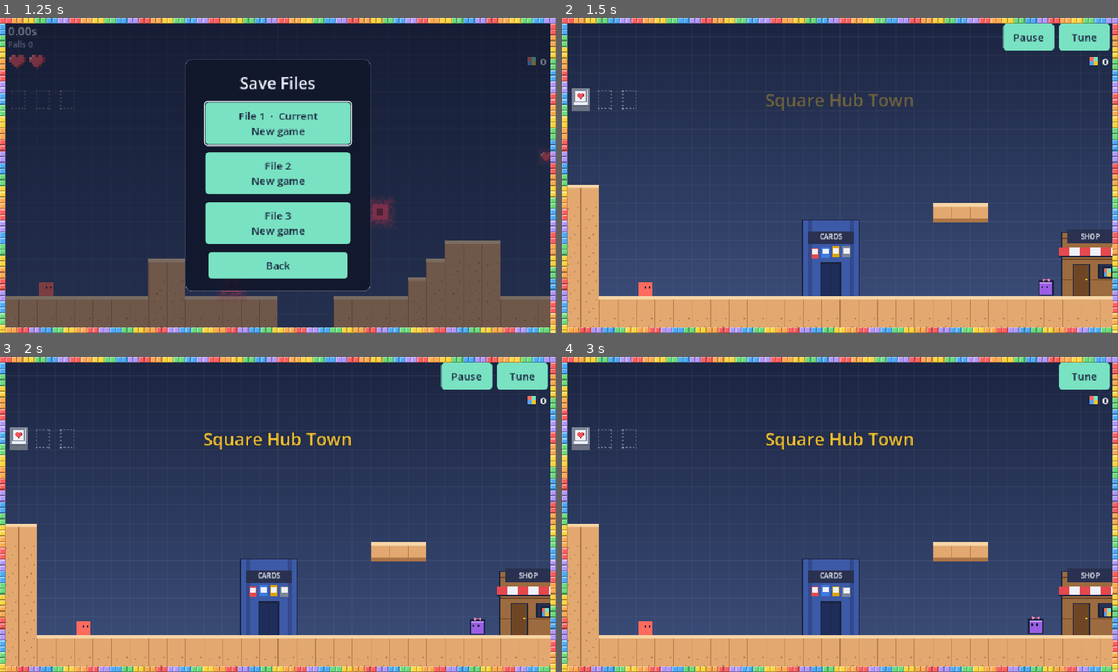
Above: before the commit, frames 1-4 (two rows, left to right).
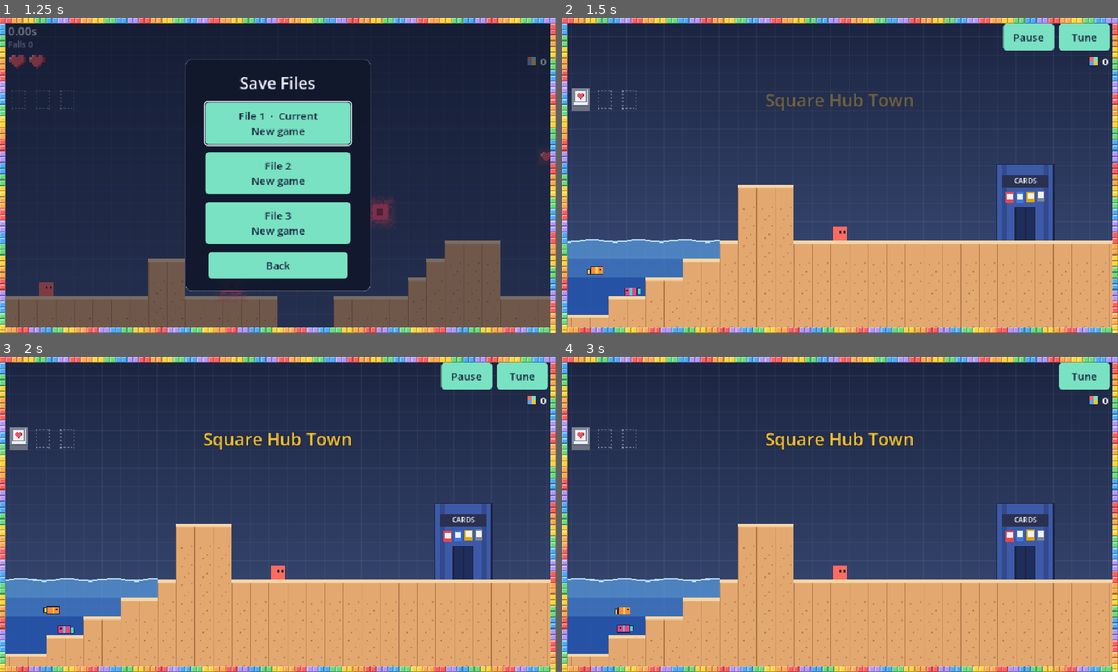
Above: after the commit, the same moments.

Repository: Wut-Lab/Gdtest
Game: Godot game, scene res://scenes/main.tscn
The game is run twice, just before and just after one commit, with the same random seed, the same clock (stepped at 60 frames per second) and the same inputs.
Inputs:
- Up to frame 1 (1.25 s): click "Play" at 0.5 s
- Up to frame 2 (1.5 s): click "File 1 · Current New game" at 1.25 s
- Up to frame 3 (2 s): no input
- Up to frame 4 (3 s): click "Tune" at 2 s; click "Done" at 2.75 s

Frame 1 is identical in both runs. In frame 2, 26% of the frame differs, in the area x 1-99%, y 46-99%; in frame 3, 26%; in frame 4, 26%.

Commit message:
Town: pond with floating and fish on the left, Romeo hopping on the hills
Co-Authored-By: Claude Opus 5.5 <noreply@anthropic.com>
Claude-Session: https://claude.ai/code/session_013BExeNvw9cRKcGMw9Cx8kr

Diff:
--- a/scripts/card_collection.gd
+++ b/scripts/card_collection.gd
@@ -56,6 +56,8 @@
 ## The cards on display in the shop ("" = sold), and wins since it last restocked.
 static var shop_stock: Array[String] = []
 static var shop_wins := 0
+## Every level ever completed (Romeo changes hills every 2).
+static var clears := 0
 ## Levels this file has beaten (level keys): a win only pays the first time.
 static var beaten: Array[String] = []
 ## Random levels (seeds) the player liked (10 to start, see room_size()), replayable from the Replay Room.
@@ -101,6 +103,7 @@
 		opened_chests.assign(cfg.get_value("progress", "opened_chests", []))
 		shop_stock.assign(cfg.get_value("shop", "stock", []))
 		shop_wins = int(cfg.get_value("shop", "wins", 0))
+		clears = int(cfg.get_value("progress", "clears", 0))
 		beaten.assign(cfg.get_value("progress", "beaten", []))
 		liked.assign(cfg.get_value("replay", "liked", []))
 	else:
@@ -111,6 +114,7 @@
 		opened_chests.clear()
 		shop_stock.clear()
 		shop_wins = 0
+		clears = 0
 		beaten.clear()
 		liked.clear()
 	var settings := ConfigFile.new()
@@ -128,6 +132,7 @@
 	cfg.set_value("progress", "opened_chests", opened_chests)
 	cfg.set_value("shop", "stock", shop_stock)
 	cfg.set_value("shop", "wins", shop_wins)
+	cfg.set_value("progress", "clears", clears)
 	cfg.set_value("progress", "beaten", beaten)
 	cfg.set_value("replay", "liked", liked)
 	cfg.save(path(file))
@@ -171,6 +176,7 @@
 
 ## A win counts toward restocking the shop.
 static func record_win() -> void:
+	clears += 1
 	shop_wins += 1
 	if shop_wins >= RESTOCK_WINS:
 		shop_wins = 0
--- a/scripts/level.gd
+++ b/scripts/level.gd
@@ -54,6 +54,8 @@
 var _chests: Node2D
 var _pixels: Node2D
 var _doors: Node2D
+## The pond (empty in most levels).
+var water: Water
 var _checkpoints: Node2D
 ## Main sets this: whether a heart can be picked up right now (false at full health).
 var heart_check := Callable()
@@ -87,6 +89,9 @@
 	_pixels = Node2D.new()
 	_pixels.name = "Pixels"
 	add_child(_pixels)
+	water = Water.new()
+	water.name = "Water"
+	add_child(water)
 	_doors = Node2D.new()
 	_doors.name = "Doors"
 	add_child(_doors)
@@ -118,6 +123,7 @@
 	_hard_cells.clear()
 	var doors := {}   # cell -> door character
 	var checkpoints: Array[Vector2i] = []
+	var water_cells: Array[Vector2i] = []
 	var lines := text.replace("\r", "").split("\n")
 	for y in lines.size():
 		var line: String = lines[y]
@@ -148,7 +154,9 @@
 						_hard_cells[Vector2i(x, y)] = true
 				"@":
 					checkpoints.append(Vector2i(x, y))
-				"!", "$", "&", "%", "(", ")", "{", "}":
+				"~":
+					water_cells.append(Vector2i(x, y))
+				"!", "$", "&", "%", "(", ")", "{", "}", "[", "]":
 					doors[Vector2i(x, y)] = ch
 				"T", "B":
 					platforms[Vector2i(x, y)] = ch == "T"
@@ -176,6 +184,7 @@
 	_place_pixels(pixel_cells)
 	_place_hearts(hearts, cards)
 	_place_spikes(spikes, vspikes, platforms, bad_blocks)
+	water.setup(water_cells)
 	_update_walls()
 	queue_redraw()
 
--- a/scripts/main.gd
+++ b/scripts/main.gd
@@ -19,7 +19,8 @@
 const WIN_REWARD := 3
 ## Terry, the lazy yellow block in town, says one of these when you talk to him.
 const _WALKER_LINES := ["Hi!", "It's a good day to dungeon dive!", "Have a great dive!"]
-const TOWNSFOLK_LINES := {"paula": _WALKER_LINES, "tim": _WALKER_LINES}
+const TOWNSFOLK_LINES := {"paula": _WALKER_LINES, "tim": _WALKER_LINES,
+	"romeo": ["I like the view from up here!"]}
 ## How many times you've talked to each townsfolk (their lines go in order).
 var _talks := {}
 var dialog: DialogBox
@@ -61,6 +62,7 @@
 	level = level_scene.instantiate() as Level
 	world.add_child(level)
 	player = player_scene.instantiate() as Player
+	player.water = level.water
 	level.add_child(player)
 	_fit_to_level()
 
@@ -257,6 +259,8 @@
 	town = town.replace("r", "R" if CardCollection.milestone(10) else "#")
 	if not CardCollection.milestone(10):
 		town = town.replace(")", ".")
+	# Romeo sits on the right hill, then the left, switching every 2 levels you complete.
+	town = town.replace("[" if CardCollection.clears / 2 % 2 == 0 else "]", ".")
 	level.load_map_text(town)
 	for d in level.get_doors():
 		if d.kind == "paul":
@@ -302,7 +306,7 @@
 	if _near_door in TOWNSFOLK_LINES:
 		var n: int = _talks.get(_near_door, 0)
 		_talks[_near_door] = n + 1
-		_talk(_near_door, [TOWNSFOLK_LINES[_near_door][n % 3]])
+		_talk(_near_door, [TOWNSFOLK_LINES[_near_door][n % TOWNSFOLK_LINES[_near_door].size()]])
 		return
 	if _near_door == "terry":
 		_talk("terry", [TERRY_LINES[randi() % TERRY_LINES.size()]])
--- a/scripts/player.gd
+++ b/scripts/player.gd
@@ -118,6 +118,8 @@
 ## Abilities from collected cards: "dash", "pound", "double_jump".
 var abilities: Array[String] = []
 var fall_limit_y := INF
+## The level's pond (town): the player floats in it.
+var water: Water
 ## Seconds of blinking after being hurt, when nothing can hurt you again.
 var invincible := 0.0
 ## Phase Jump card: phased out (nothing can hurt you) right now.
@@ -183,6 +185,16 @@
 	p.play()
 
 
+## How much of the player is under water, 0 (none) to 1 (all).
+func _submerged() -> float:
+	if water == null or water.is_empty():
+		return 0.0
+	var top := water.surface_at(position.x)
+	if top == INF:
+		return 0.0
+	return clampf((position.y + SIZE / 2.0 - top) / SIZE, 0.0, 1.0)
+
+
 func reset_to(pos: Vector2) -> void:
 	position = pos
 	_cling_dir = 0.0
@@ -390,6 +402,9 @@
 		_coyote = coyote_time
 	else:
 		_coyote = maxf(_coyote - delta, 0.0)
+	var sub := _submerged()
+	if sub > 0.3:
+		_coyote = coyote_time   # you can always hop out of the water
 	if Input.is_action_just_pressed("jump"):
 		_jump_buffer = jump_buffer_time
 	else:
@@ -435,13 +450,19 @@
 	elif _pounding:
 		velocity.y = pound_speed
 		g = 0.0
-	elif velocity.y < 0.0 and not Input.is_action_pressed("jump") and not _bouncing:
+	elif velocity.y < 0.0 and not Input.is_action_pressed("jump") and not _bouncing and sub == 0.0:
 		g *= short_hop_gravity
 	velocity.y = minf(velocity.y + g * delta, pound_speed if _pounding else max_fall_speed)
 	if "glide" in abilities and velocity.y > glide_fall_speed and Input.is_action_pressed("jump") \
 			and not _pounding and _dash == 0.0 and not on_floor:
 		velocity.y = glide_fall_speed   # Glide card: float down while jump is held
 		_squash = _squash.lerp(Vector2(1.25, 0.85), 0.3)
+	if sub > 0.0:
+		# Floating: the more of you is under water, the harder it pushes you up (you settle about
+		# half in), and the water slows you down.
+		velocity.y -= gravity * 2.0 * sub * delta
+		velocity.y *= exp(-5.0 * sub * delta)
+		velocity.x *= exp(-1.5 * sub * delta)
 	if velocity.y >= 0.0:
 		_bouncing = false
 
--- a/scripts/town_door.gd
+++ b/scripts/town_door.gd
@@ -5,16 +5,17 @@
 ## % = the Replay Room (a small house, shown once it's unlocked).
 ## ( = Paul, a pink block with a mini card shop; ) = Terry, a lazy yellow block (milestones).
 ## { = Paula (purple) and } = Tim (green), who walk back and forth.
+## [ / ] = Romeo (dark red) on the left / right hill: paces a tile each way and hops now and then.
 ## It sits on the floor of its cell; the building is drawn around it, 3 tiles wide.
 
 signal near_changed(door: TownDoor, near: bool)
 
-const KINDS := {"!": "dungeon", "$": "shop", "&": "cards", "%": "replay", "(": "paul", ")": "terry", "{": "paula", "}": "tim"}
+const KINDS := {"!": "dungeon", "$": "shop", "&": "cards", "%": "replay", "(": "paul", ")": "terry", "{": "paula", "}": "tim", "[": "romeo", "]": "romeo"}
 const NAMES := {"dungeon": "the Dungeon", "shop": "the Shop", "cards": "the Card Hall", "replay": "the Replay Room",
-	"paul": "Paul", "terry": "Terry", "paula": "Paula", "tim": "Tim"}
+	"paul": "Paul", "terry": "Terry", "paula": "Paula", "tim": "Tim", "romeo": "Romeo"}
 const SIGNS := {"dungeon": "DUNGEON", "shop": "SHOP", "cards": "CARDS", "replay": "REPLAY"}
 ## Townsfolk: you talk to them instead of entering.
-const PEOPLE := ["paul", "terry", "paula", "tim"]
+const PEOPLE := ["paul", "terry", "paula", "tim", "romeo"]
 ## Townsfolk who stroll back and forth (body colour, highlight).
 const WALKERS := {"paula": [Color("9b5de5"), Color("c19bf2")], "tim": [Color("3dbb5c"), Color("7fdc95")]}
 const WALK_RANGE := 36.0
@@ -27,6 +28,12 @@
 var _home := Vector2.ZERO
 ## Drawn in a dialogue box: no door area, no walking, animates while paused.
 var portrait := false
+## Romeo: where he's pacing to, how long he waits, and his current hop.
+var _goal_x := 0.0
+var _wait := 1.0
+var _hop_t := -1.0
+var _hop_h := 0.0
+const HOP_TIME := 0.55
 
 
 func _ready() -> void:
@@ -49,6 +56,8 @@
 	_t += delta
 	if WALKERS.has(kind) and not portrait:
 		position.x = _home.x + WALK_RANGE * sin(_t * 0.7)
+	elif kind == "romeo" and not portrait:
+		_romeo(delta)
 	queue_redraw()
 
 
@@ -61,6 +70,7 @@
 		"paul": _draw_paul()
 		"terry": _draw_terry()
 		"paula", "tim": _draw_walker()
+		"romeo": _draw_romeo()
 	if not SIGNS.has(kind):
 		return
 	var font := ThemeDB.fallback_font
@@ -219,3 +229,49 @@
 	else:
 		# A small backpack, ready for a dive.
 		draw_rect(Rect2(-dir * 13 - (4 if dir > 0 else 0), -20 + y, 4, 12), Color("8a5a2b"))
+
+
+## Romeo paces between one tile left and one tile right of his spot, pauses, and sometimes hops
+## 1-2 tiles straight up, landing where he took off.
+func _romeo(delta: float) -> void:
+	if _hop_t >= 0.0:
+		_hop_t += delta
+		var k := _hop_t / HOP_TIME
+		position.y = _home.y - _hop_h * 4.0 * k * (1.0 - k)
+		if k >= 1.0:
+			_hop_t = -1.0
+			position.y = _home.y
+		return
+	var x := position.x - _home.x
+	if absf(_goal_x - x) > 0.5:
+		position.x = _home.x + move_toward(x, _goal_x, 45.0 * delta)
+		return
+	_wait -= delta
+	if _wait > 0.0:
+		return
+	_wait = randf_range(0.6, 1.8)
+	if randf() < 0.35:
+		_hop_t = 0.0
+		_hop_h = randf_range(32.0, 64.0)
+	else:
+		_goal_x = [-32.0, 0.0, 32.0].pick_random()
+
+
+## Romeo: a dark red block with a big excited grin and wide, sparkly eyes.
+func _draw_romeo() -> void:
+	var dir := signf(_goal_x - (position.x - _home.x)) if not portrait else 0.0
+	var stretch := 3.0 if _hop_t >= 0.0 else 0.0
+	var top := -26.0 - stretch
+	draw_rect(Rect2(-13, top, 26, 26 + stretch), EDGE)
+	draw_rect(Rect2(-11, top + 2, 22, 22 + stretch), Color("8e1b2a"))
+	draw_rect(Rect2(-11, top + 2, 22, 4), Color("c03a4c"))
+	# Wide eyes with a shine, raised brows.
+	for ex in [-8, 2]:
+		var e := Vector2(ex + dir * 1.5, top + 9)
+		draw_rect(Rect2(e, Vector2(6, 6)), Color("f4f6ff"))
+		draw_rect(Rect2(e + Vector2(2, 2), Vector2(3, 3)), EDGE)
+		draw_rect(Rect2(e + Vector2(3, 2), Vector2(1, 1)), Color.WHITE)
+		draw_rect(Rect2(e + Vector2(0, -3), Vector2(6, 1.5)), EDGE)
+	# A big open grin.
+	draw_rect(Rect2(-5 + dir * 1.5, top + 17, 10, 5), EDGE)
+	draw_rect(Rect2(-3 + dir * 1.5, top + 20, 6, 2), Color("f27bb5"))
--- /dev/null
+++ b/scripts/water.gd
@@ -0,0 +1,96 @@
+class_name Water
+extends Node2D
+## A pond: "~" cells in a level map. Drawn a little see-through in front of everything, darker the
+## deeper it goes, with a wavy bright surface. Two blocky fish swim back and forth inside it
+## (a placeholder for fishing later). The player floats in it (see Player._swim).
+
+const T := 32
+const SHALLOW := Color(0.36, 0.66, 0.95, 0.62)
+const DEEP := Color(0.13, 0.33, 0.70, 0.78)
+const FISH_COLORS := [[Color("ff8a3d"), Color("ffd23f")], [Color("e84393"), Color("4ad6c4")]]
+
+## Cell -> depth below the surface (0 = the top row of water).
+var _depth := {}
+## Column -> y of the water surface (pixels).
+var _surface := {}
+var _t := 0.0
+var _fish: Array[Dictionary] = []
+
+
+func _init() -> void:
+	z_index = 5
+
+
+func setup(cells: Array[Vector2i]) -> void:
+	_depth.clear()
+	_surface.clear()
+	_fish.clear()
+	for c in cells:
+		if not _surface.has(c.x) or c.y * T < _surface[c.x]:
+			_surface[c.x] = c.y * T
+	for c in cells:
+		_depth[c] = c.y - int(_surface[c.x] / T)
+	if cells.is_empty():
+		return
+	var xs := _surface.keys()
+	xs.sort()
+	var left: float = xs[0] * T + 14.0
+	var right: float = (xs[-1] + 1) * T - 14.0
+	var top: float = _surface.values().min()
+	# Two fish in the deeper middle, swimming at different speeds and depths.
+	_fish.append({"y": top + 1.6 * T, "left": left + T, "right": right - 2 * T, "speed": 0.45, "phase": 0.0, "i": 0})
+	_fish.append({"y": top + 2.7 * T, "left": left + 2 * T, "right": right - 4 * T, "speed": 0.3, "phase": 2.0, "i": 1})
+	queue_redraw()
+
+
+func is_empty() -> bool:
+	return _depth.is_empty()
+
+
+## The water surface over [param x], or INF where there's no water.
+func surface_at(x: float) -> float:
+	return _surface.get(int(floor(x / T)), INF)
+
+
+func _process(delta: float) -> void:
+	if _depth.is_empty():
+		return
+	_t += delta
+	queue_redraw()
+
+
+func _draw() -> void:
+	var max_d := 1
+	for c in _depth:
+		max_d = maxi(max_d, _depth[c])
+	for c in _depth:
+		var k := clampf(float(_depth[c]) / maxf(max_d - 1, 1), 0.0, 1.0)
+		draw_rect(Rect2(c.x * T, c.y * T, T, T), SHALLOW.lerp(DEEP, k))
+	for f in _fish:
+		_draw_fish(f)
+	# A wavy surface line along the top.
+	for x in _surface:
+		var y: float = _surface[x]
+		for i in 4:
+			var px: float = x * T + i * 8
+			var wy := y + 2.0 * sin(_t * 2.5 + px * 0.08)
+			draw_rect(Rect2(px, wy - 1, 8, 3), Color(0.8, 0.93, 1.0, 0.85))
+
+
+func _draw_fish(f: Dictionary) -> void:
+	var span: float = f.right - f.left
+	var s: float = sin(_t * f.speed + f.phase)
+	var x: float = f.left + span * (0.5 + 0.5 * s)
+	var dir := 1.0 if cos(_t * f.speed + f.phase) >= 0.0 else -1.0
+	var y: float = f.y + 3.0 * sin(_t * 1.7 + f.phase)
+	var cols: Array = FISH_COLORS[f.i]
+	var edge := Color("1b2440")
+	# Body, a stripe, a square tail and a dot eye, all blocky.
+	draw_rect(Rect2(x - 11, y - 7, 22, 14), edge)
+	draw_rect(Rect2(x - 10, y - 6, 20, 12), cols[0])
+	draw_rect(Rect2(x - 2, y - 6, 4, 12), cols[1])
+	var tail_x := x - dir * 11 - (6 if dir > 0 else 0)
+	var wag := 2.0 * sin(_t * 8.0 + f.phase)
+	draw_rect(Rect2(tail_x, y - 5 + wag, 6, 10), edge)
+	draw_rect(Rect2(tail_x + 1, y - 4 + wag, 4, 8), cols[1])
+	draw_rect(Rect2(x + dir * 6 - 1.5, y - 3, 3, 3), edge)
Not shown, changed: levels/town.txt
Not shown, added: scripts/water.gd.uid
Not shown, changed: CLAUDE.md
